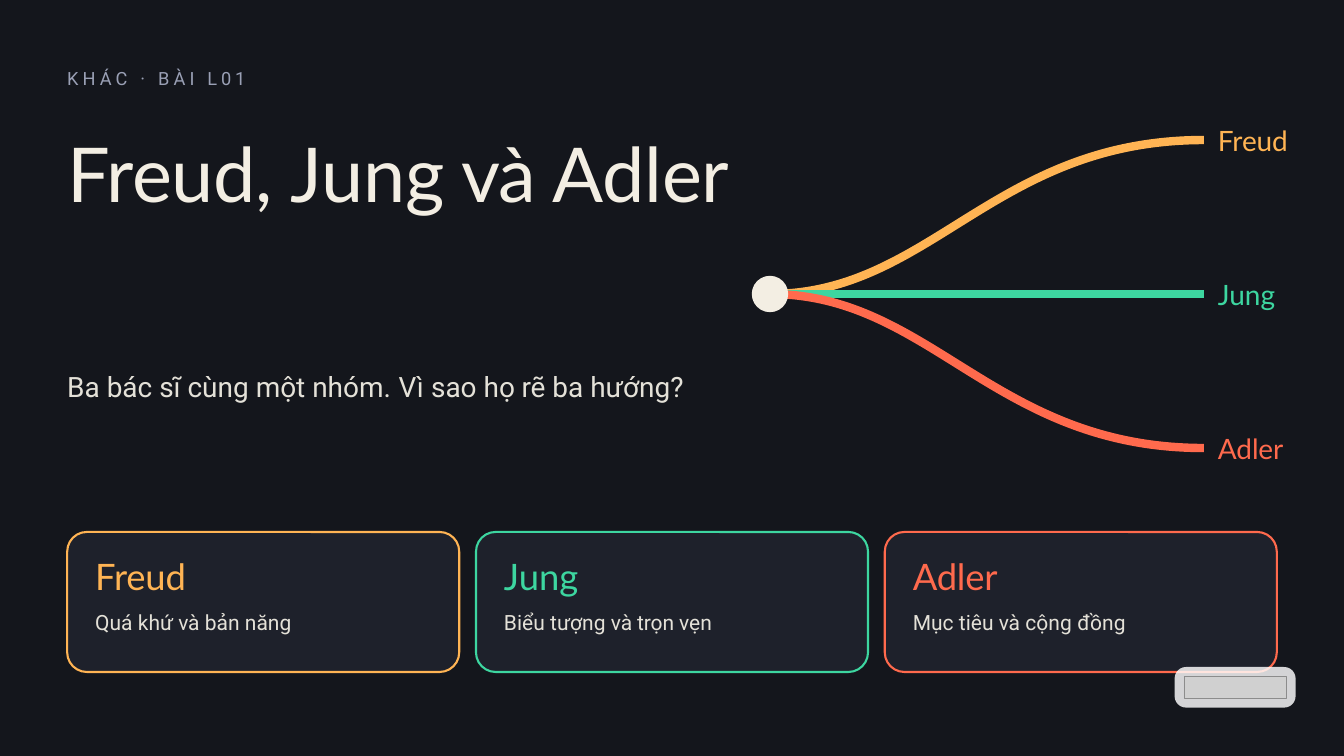
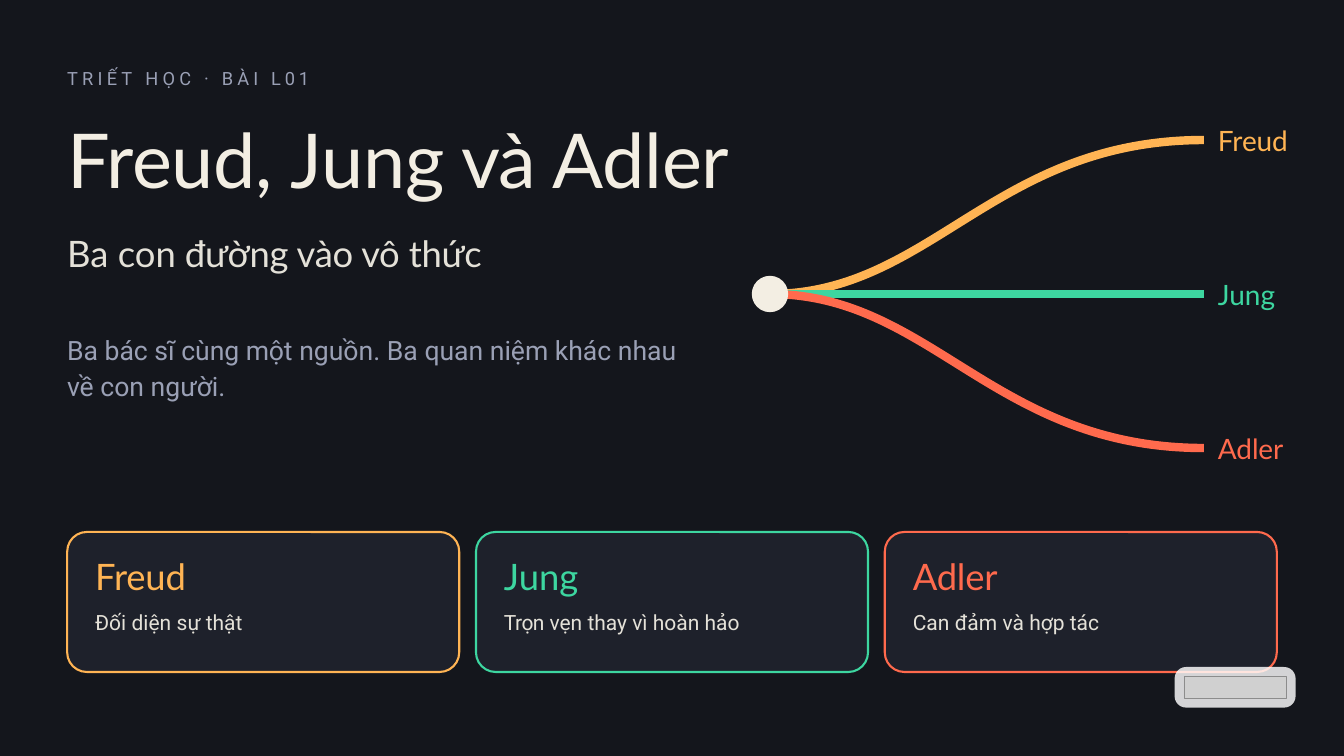
Before and after one commit to vohoailinh90/Multiple-report, a slide deck: slide 1 of lessons/L01/L01.pptx. Drawn at 1344x756 pixels with LibreOffice and Linux fonts; fonts in the diff are those of the drawing; grey boxes stand for pictures. Boxes give left, top, right and bottom in pixels: in the first picture for what was removed or moved away, otherwise in the second. Text is boxed around its words. In the diff, an @@ line names an element or a change of style, - is before the commit and + after.

```diff
--- a/lessons/L01/L01.pptx
+++ b/lessons/L01/L01.pptx
@@ text at (67, 68, 309, 88): text changed @@
-KHÁC · BÀI L01
+TRIẾT HỌC · BÀI L01
@@ text "Freud, Jung và Adler": place and size @@
-text "Freud, Jung và Adler" at (67, 146, 730, 216)
+text "Freud, Jung và Adler" at (67, 132, 730, 202)
@@ text added at (67, 240, 482, 274), 39 pt, text #E4E1D8 @@
+Ba con đường vào vô thức
@@ text at (67, 338, 676, 402): text changed; size 30 to 28.5 pt; text colour #E4E1D8 to #9AA0B5 @@
-Ba bác sĩ cùng một nhóm. Vì sao họ rẽ ba hướng?
+Ba bác sĩ cùng một nguồn. Ba quan niệm khác nhau về con người.
@@ text at (95, 613, 243, 634): text changed @@
-Quá khứ và bản năng
+Đối diện sự thật
@@ text at (504, 613, 740, 635): text changed @@
-Biểu tượng và trọn vẹn
+Trọn vẹn thay vì hoàn hảo
@@ text at (913, 613, 1099, 635): text changed @@
-Mục tiêu và cộng đồng
+Can đảm và hợp tác
```
Also in this commit, not shown: 6 other slides changed, 32 slides added, 12 slides removed, 2 other files.
